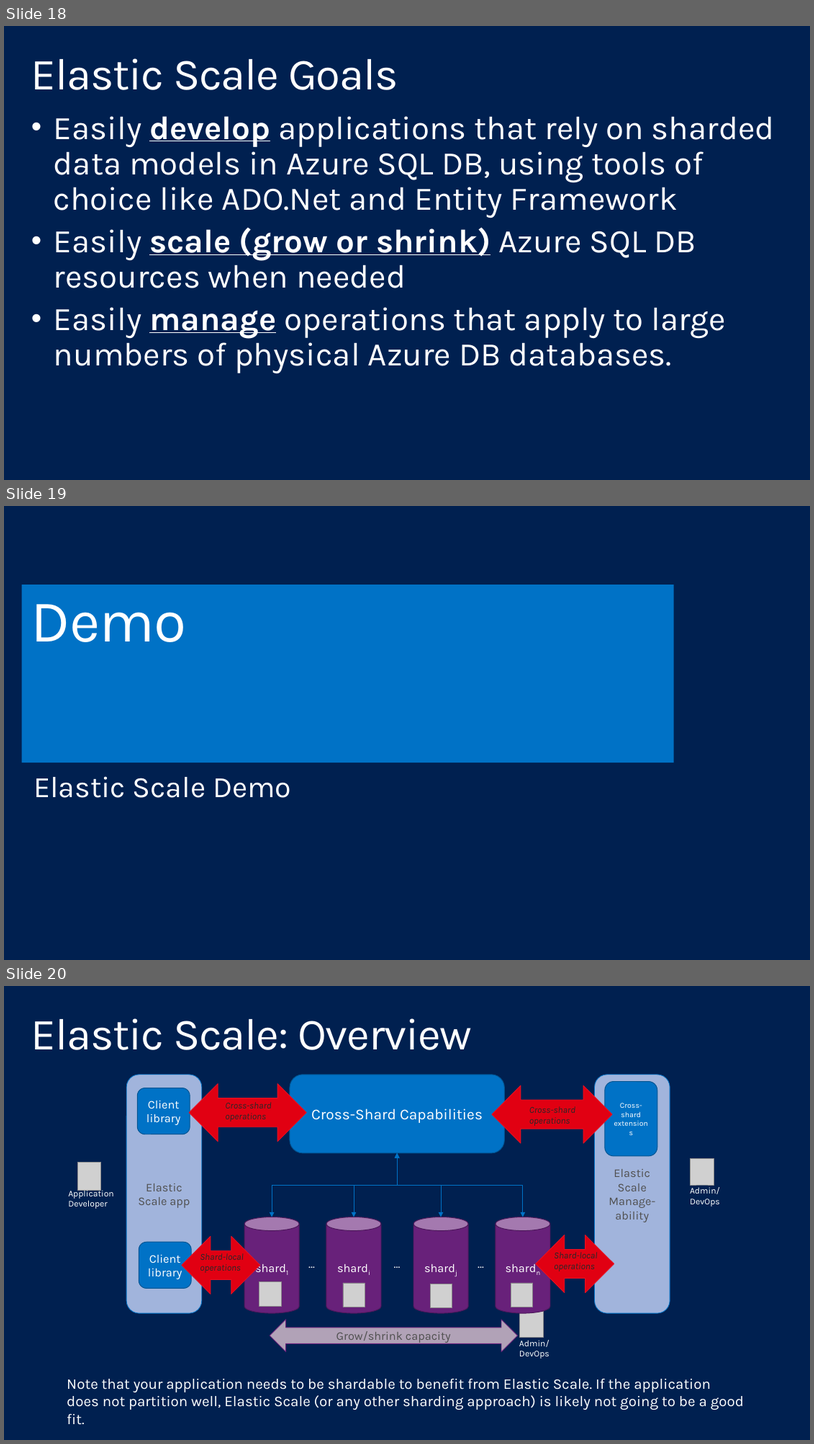
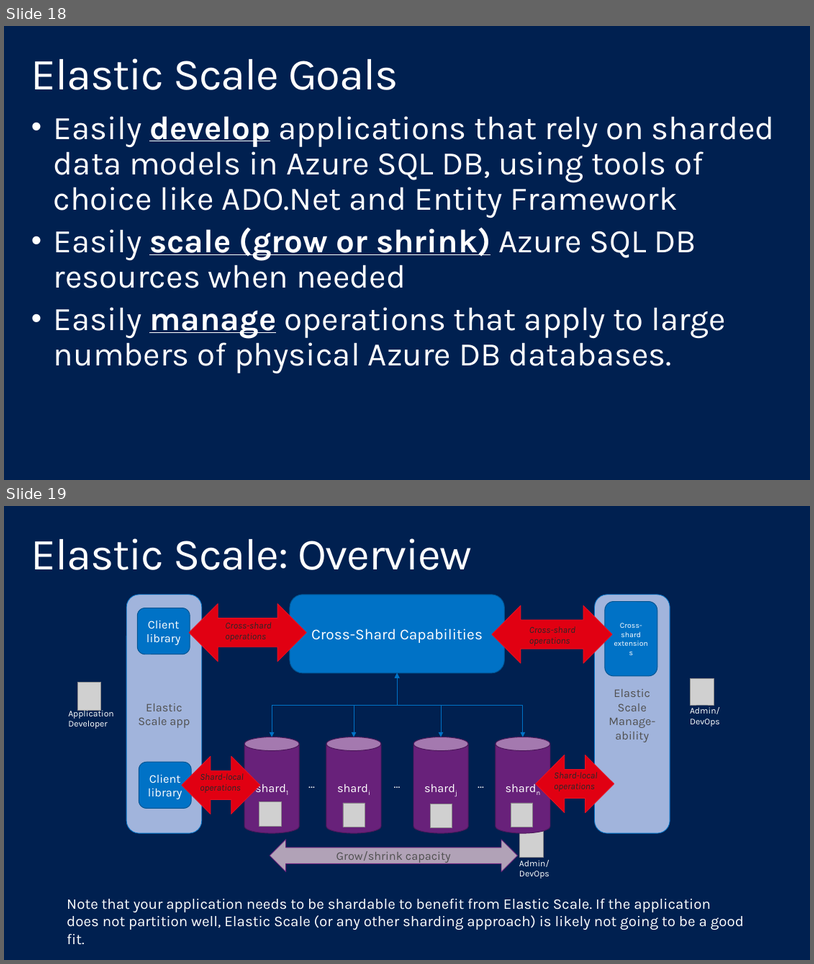
Before and after one commit to shawnweisfeld/20150807_SQLElasticScale, a slide deck: SQLElasticScale.pptx. Shown one above the other, each under a label of ours: slides 18, 19 and 20 before the commit, slides 18 and 19 after it. The pictures are 814x1444 and 814x964 pixels, drawn with LibreOffice and Linux fonts; fonts in the diff are those of the drawing; grey boxes stand for pictures; background and template pictures are left out. Boxes give left, top, right and bottom in pixels: in the first picture for what was removed or moved away, otherwise in the second. Text is boxed around its words. In the diff, an @@ line names an element or a change of style, - is before the commit and + after.

```diff
--- a/SQLElasticScale.pptx
+++ b/SQLElasticScale.pptx
@@ slide 19 removed at [4, 506, 810, 960], background #002050 @@
@@ rectangle removed at [22, 584, 674, 762] @@
@@ title removed at [31, 604, 186, 642] @@
-Demo
@@ text removed at [34, 776, 291, 798] @@
-Elastic Scale Demo
@@ what was slide 20 is now slide 19 @@
```
Also in this commit, not shown: 3 slides changed, 3 slides added.
